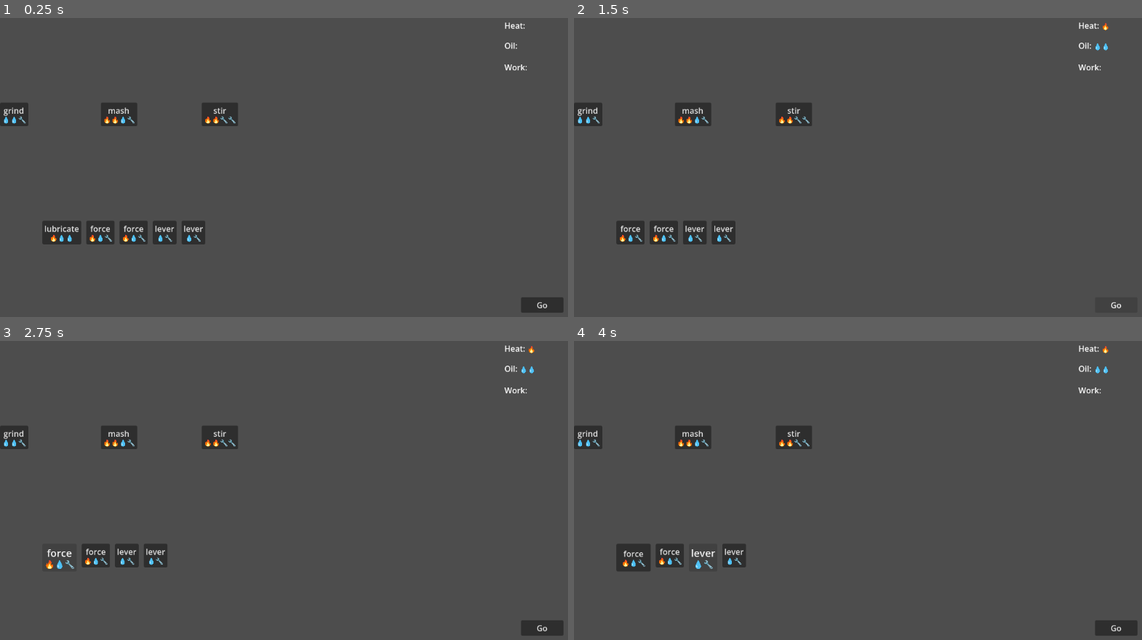
Above: before the commit, frames 1-4 (two rows, left to right).
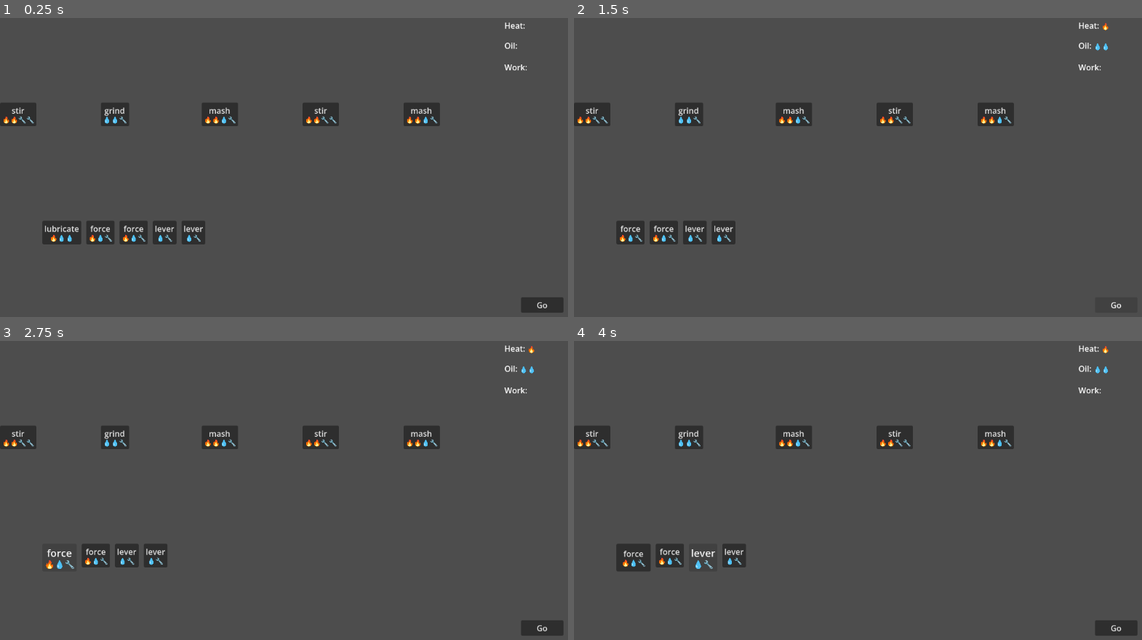
Above: after the commit, the same moments.

Repository: tgbrooks/cocards
Game: Godot game, scene res://main.tscn
Two runs of this game, one before a commit and one after it. Both use one fixed random seed, a clock stepped at 60 frames per second and the inputs below.
Inputs:
- Up to frame 1 (0.25 s): no input
- Up to frame 2 (1.5 s): click "Go" at 0.5 s; click "Go" at 1.25 s
- Up to frame 3 (2.75 s): click "force 🔥💧🔧" at 2 s
- Up to frame 4 (4 s): click "force 🔥💧🔧" at 2.75 s; click "lever 💧🔧" at 3.5 s

The runs differ from the first frame. In frame 1, 1.4% of the frame differs, in the area x 0-78%, y 28-37%; in frame 2, 1.4%; in frame 3, 1.4%; in frame 4, 1.4%.

Commit message:
Add icons, basic gameplay

Diff:
--- a/card.gd
+++ b/card.gd
@@ -4,18 +4,30 @@
 @export var work: int = 0
 @export var heat: int = 0
 @export var oil: int = 0
+@export var face_up: bool = true
+signal card_flipped(to_front: bool)
 signal played(enemy: Enemy)
+var card_text: String
 
 # Called when the node enters the scene tree for the first time.
 func _ready() -> void:
 	var resources = Util.format_resources(heat, oil, work)
-	text = "%s\n%s" % [card_name, resources]
+	card_text = "%s\n%s" % [card_name, resources]
+	if face_up:
+		text = card_text
 
 func _on_pressed() -> void:
 	get_parent().card_selected.emit(self)
 
 func select() -> void:
-	self.add_theme_font_size_override("font_size", 20)
+	add_theme_font_size_override("font_size", 20)
 
 func unselect() -> void:
-	self.add_theme_font_size_override("font_size", 16)
+	add_theme_font_size_override("font_size", 16)
+
+func flip_card(to_front: bool) -> void:
+	card_flipped.emit(to_front)
+	if to_front:
+		text = card_text
+	else:
+		text = "--"
--- a/hand.gd
+++ b/hand.gd
@@ -4,7 +4,8 @@
 var hand: Array[Card] = []
 var padding = 10
 var selected_card: Card = null
-var deck: Array[Card] = []
+@export var deck: Array[Card] = []
+@export var player: String = "human"
 
 # Called when the node enters the scene tree for the first time.
 func _ready() -> void:
--- a/main.gd
+++ b/main.gd
@@ -3,16 +3,17 @@
 const MAX_PLAYER_OIL = 3
 const MAX_PLAYER_HEAT = 5
 
-var state = "order_hand"
-var selected_card = null
-var played_cards: Array[CardStack] = []
-var objectives: Array[Objective] = []
-var player_oil: int = 0
-var player_heat: int = 0
-var player_work: int = 0
+@export var state = "order_hand"
+@export var selected_card = null
+@export var played_cards: Array[CardStack] = []
+@export var objectives: Array[Objective] = []
+@export var player_oil: int = 0
+@export var player_heat: int = 0
+@export var player_work: int = 0
 @onready var heat_text:Label = $HeatText
 @onready var oil_text:Label = $OilText
 @onready var work_text:Label = $WorkText
+@export var active_player: String = "human"
 
 signal gain_oil(num_charges: int)
 signal gain_heat(num_coins: int)
@@ -34,7 +35,7 @@
 	update_work()
 
 	var objective_lib = ObjectiveLibrary.new()
-	var objective_names = ['grind', 'mash', 'stir']
+	var objective_names = ['stir', 'grind', 'mash', 'stir', 'mash']
 	for i in range(objective_names.size()):
 		var objective_name = objective_names[i]
 		var objective = objective_lib.make_objective_by_name(objective_name, self)
--- a/main.tscn
+++ b/main.tscn
@@ -15,6 +15,10 @@
 
 [node name="Hand" parent="." unique_id=1347812936 instance=ExtResource("2_0xm2m")]
 position = Vector2(84, 435)
+
+[node name="Hand2" parent="." unique_id=1102264940 instance=ExtResource("2_0xm2m")]
+position = Vector2(84, 539)
+player = "computer"
 
 [node name="HeatText" type="Label" parent="." unique_id=753321561]
 offset_left = 1000.0
@@ -36,3 +40,4 @@
 
 [connection signal="pressed" from="GoButton" to="." method="_on_go_button_pressed"]
 [connection signal="card_selected" from="Hand" to="Hand" method="_on_card_selected"]
+[connection signal="card_selected" from="Hand2" to="Hand2" method="_on_card_selected"]
